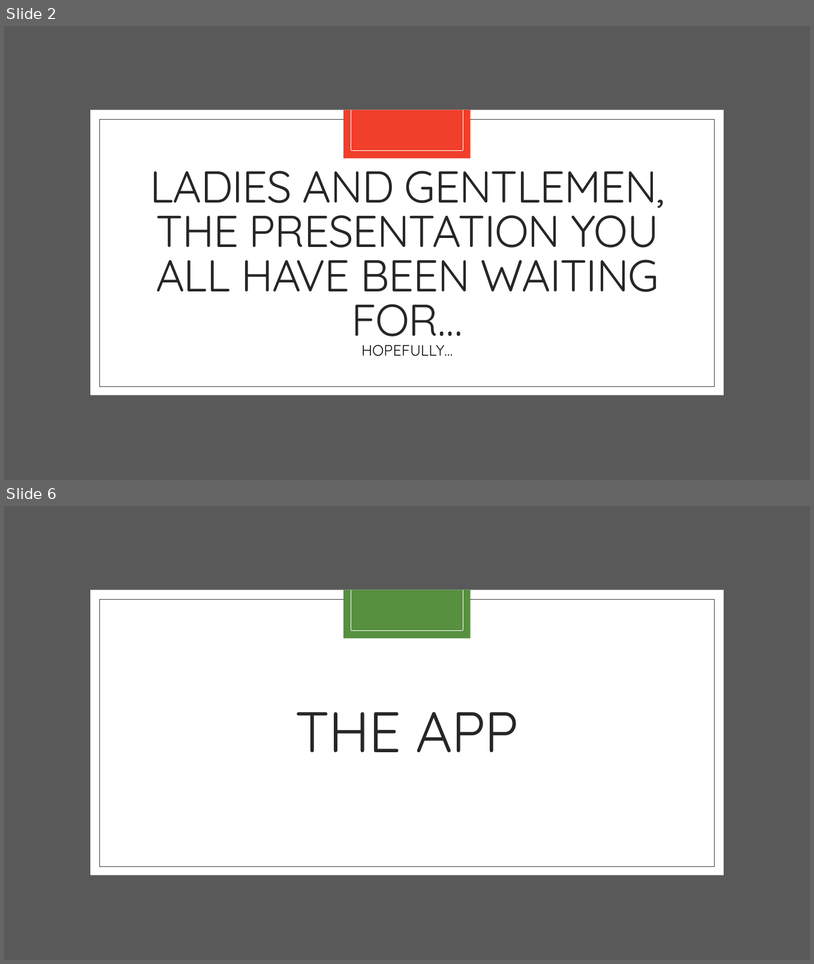
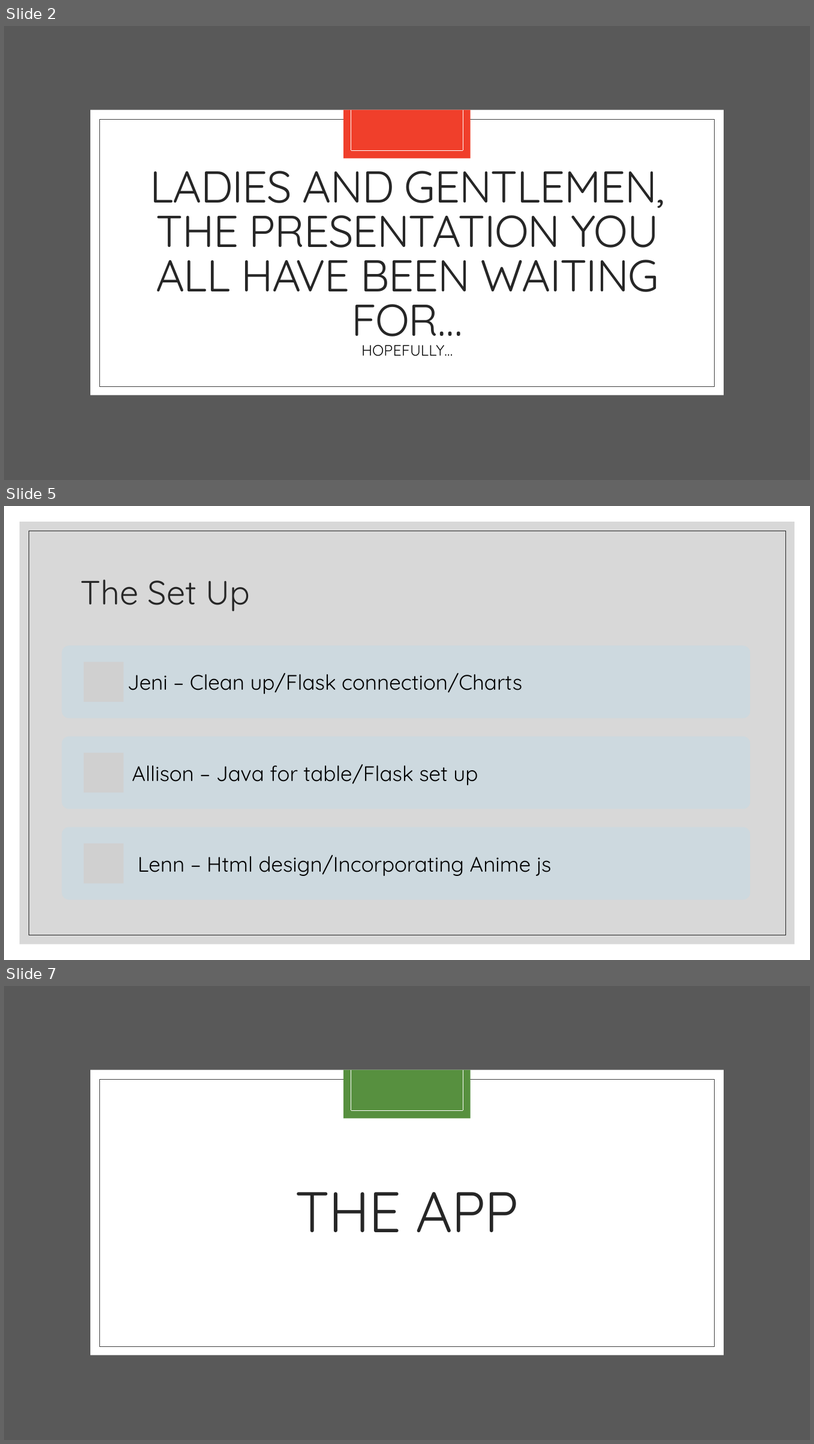
Before and after one commit to JeniLam/Spotify-Dashboard, a slide deck: gOGOGAGA.pptx. Shown one above the other, each under a label of ours: slides 2 and 6 before the commit, slides 2, 5 and 7 after it; the slides between them are not shown. The pictures are 814x964 and 814x1444 pixels, drawn with LibreOffice and Linux fonts; fonts in the diff are those of the drawing; grey boxes stand for pictures. Boxes give left, top, right and bottom in pixels: in the first picture for what was removed or moved away, otherwise in the second. Text is boxed around its words. In the diff, an @@ line names an element or a change of style, - is before the commit and + after.

```diff
--- a/gOGOGAGA.pptx
+++ b/gOGOGAGA.pptx
@@ slide 5 added at [4, 506, 810, 960], background #FFFFFF @@
@@ rectangle added at [20, 522, 795, 944], fill #BFBFBF at 60% opacity @@
@@ rectangle added at [29, 531, 786, 935], outline #262626 0.5 pt @@
@@ title added at [81, 579, 250, 611], 40 pt, text #262626 @@
+The Set Up
@@ group added at [62, 646, 751, 899]: 3 rounded rectangles, 3 pictures, 3 texts @@
+Jeni – Clean up/Flask connection/Charts
+Allison – Java for table/Flask set up
+Lenn – Html design/Incorporating Anime js
@@ what was slide 6 is now slide 7 @@
```
Also in this commit, not shown: 5 slides changed, 3 other files.
